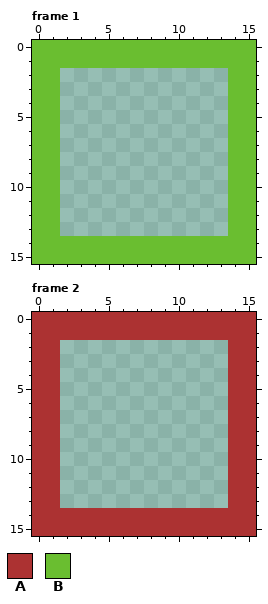
Edited in one commit: pixel-art file (graphics_raw/cursor.aseprite). The first picture shows the starting point.
16x16 pixels, 2 frames. Shown: frame 1, frame 2.
Palette (. is transparent): A #ac3232  B #6abe30
Pixels before, frame 1, first column x 0:
 0 BBBBBBBBBBBBBBBB
 1 BBBBBBBBBBBBBBBB
 2 BB............BB
 3 BB............BB
 4 BB............BB
 5 BB............BB
 6 BB............BB
 7 BB............BB
 8 BB............BB
 9 BB............BB
10 BB............BB
11 BB............BB
12 BB............BB
13 BB............BB
14 BBBBBBBBBBBBBBBB
15 BBBBBBBBBBBBBBBB
Pixels before, frame 2, first column x 0:
 0 AAAAAAAAAAAAAAAA
 1 AAAAAAAAAAAAAAAA
 2 AA............AA
 3 AA............AA
 4 AA............AA
 5 AA............AA
 6 AA............AA
 7 AA............AA
 8 AA............AA
 9 AA............AA
10 AA............AA
11 AA............AA
12 AA............AA
13 AA............AA
14 AAAAAAAAAAAAAAAA
15 AAAAAAAAAAAAAAAA
Once edited:
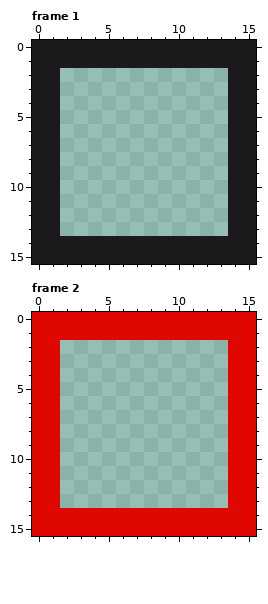
Diff:
colour A: #ac3232 -> #df0700
colour B: #6abe30 -> #1c191d
Pixel boxes of the changes (left, top, right, bottom) in both pictures:
changed: (32, 40, 256, 264)
changed: (32, 312, 256, 536)
